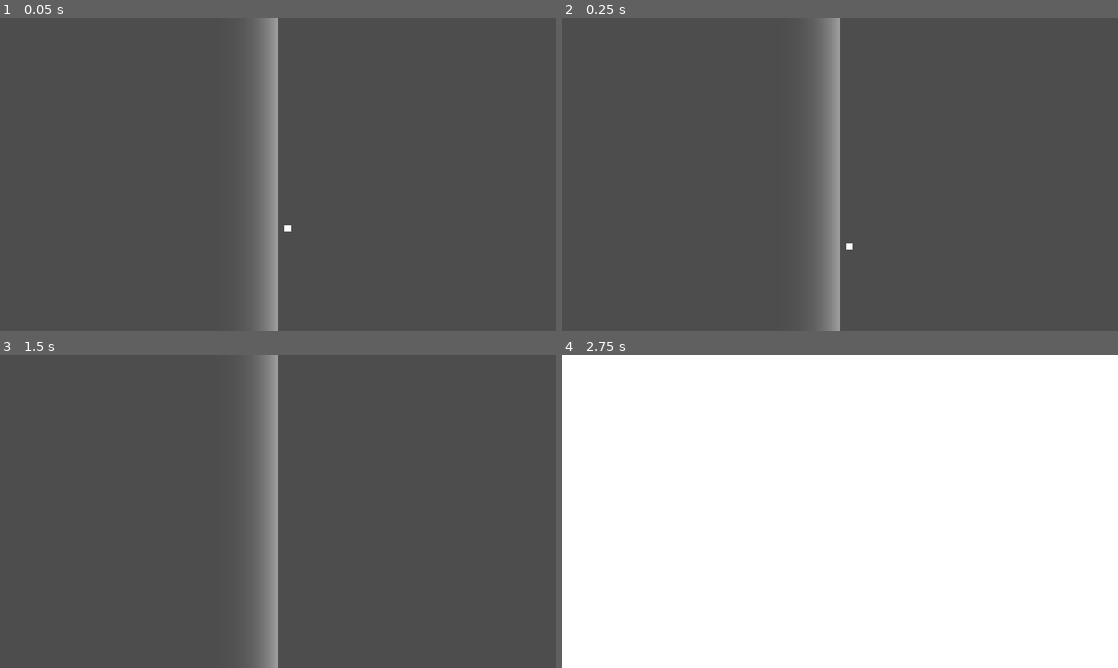
Above: before the commit, frames 1-4 (two rows, left to right).
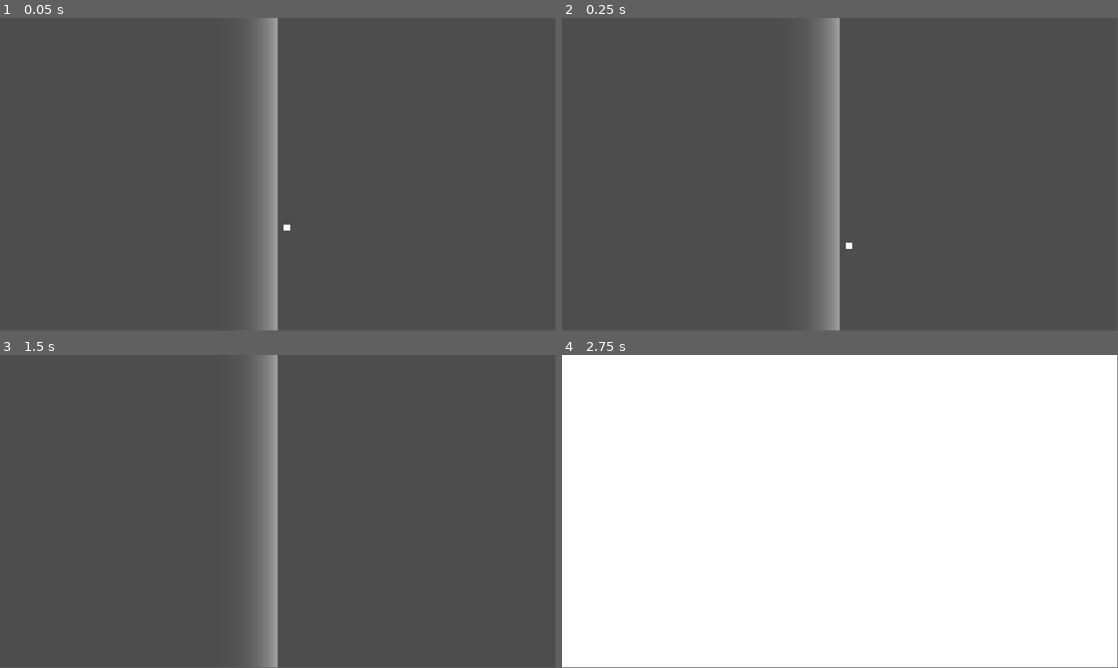
Above: after the commit, the same moments.

Repository: noahwu8888/gmtk-cogs-2025
Game: Godot game, scene res://scenes/gameplay.tscn
Same seed, same stepped clock (60 frames per second), same inputs: the game is played once before the commit and once after it. Sound files missing from this copy of the repository are replaced by a short silence.
Inputs (mouse positions are in pixels of both pictures, inside the frame that each line leads up to):
- Up to frame 1 (0.05 s): no input
- Up to frame 2 (0.25 s): no input
- Up to frame 3 (1.5 s): tap Enter (ui_accept) at 0.5, 1.25 s; move the mouse to (400, 495) at 0.52 s; hold D (p1_right) 0.53-1.25 s; tap P at 0.6 s; click (400, 495) at 0.67 s; tap W (p1_jump) at 0.77 s; drag from (166, 527) to (250, 574) at 1.27 s
- Up to frame 4 (2.75 s): move the mouse to (895, 442) at 2.02 s; hold A (p1_left) from 2.03 s (still down); tap P at 2.1 s; click (895, 442) at 2.17 s
In our replay, the window is 800x450 before the commit and 799x449 after it. These sizes can differ from the game's own. Grey fills any space a smaller window leaves; there, only what the larger window draws over its background counts as a difference.

The runs differ from the first frame. In frame 1, 0.1% of the frame differs, in the area x 45-53%, y 0-100%; in frame 2, 0.1%; in frame 3, 0.1%; in frame 4, only the window size differs.
Error in both runs: Invalid access to property or key 'spawn' on a base object of type 'Nil'. (res://scripts/level_manager.gd:46)

Commit message:
lvl_1_music

Diff:
--- a/default_bus_layout.tres
+++ b/default_bus_layout.tres
@@ -1,7 +1,14 @@
-[gd_resource type="AudioBusLayout" load_steps=2 format=3 uid="uid://b3g6lorv1oarm"]
+[gd_resource type="AudioBusLayout" load_steps=4 format=3 uid="uid://b3g6lorv1oarm"]
 
 [sub_resource type="AudioEffectSpectrumAnalyzer" id="AudioEffectSpectrumAnalyzer_j3pel"]
 resource_name = "SpectrumAnalyzer"
+
+[sub_resource type="AudioEffectEQ6" id="AudioEffectEQ6_j3pel"]
+resource_name = "EQ6"
+
+[sub_resource type="AudioEffectCompressor" id="AudioEffectCompressor_j3pel"]
+resource_name = "Compressor"
+threshold = -32.7
 
 [resource]
 bus/1/name = &"Music"
@@ -12,9 +19,13 @@
 bus/1/send = &"Master"
 bus/1/effect/0/effect = SubResource("AudioEffectSpectrumAnalyzer_j3pel")
 bus/1/effect/0/enabled = true
+bus/1/effect/1/effect = SubResource("AudioEffectEQ6_j3pel")
+bus/1/effect/1/enabled = true
 bus/2/name = &"SFX"
 bus/2/solo = false
 bus/2/mute = false
 bus/2/bypass_fx = false
 bus/2/volume_db = 0.0
 bus/2/send = &"Master"
+bus/2/effect/0/effect = SubResource("AudioEffectCompressor_j3pel")
+bus/2/effect/0/enabled = true
--- a/prefabs/rooms/room_1.tscn
+++ b/prefabs/rooms/room_1.tscn
@@ -14,6 +14,9 @@
 
 [node name="MainLayer" parent="." index="1"]
 tile_map_data = PackedByteArray("AAAAAAsAAgAAAAAAAAABAAsAAgAAAAAAAAACAAsAAgAAAAAAAAADAAsAAgAAAAAAAAAEAAsAAgAAAAAAAAAFAA …(608 unchanged characters)…
+
+[node name="CameraRegion2D" parent="." index="3"]
+size = Vector2(16000, 10240)
 
 [node name="BeatPlatform" parent="." index="4" instance=ExtResource("3_lca4a")]
 position = Vector2(1152, 3840)
--- a/prefabs/services.tscn
+++ b/prefabs/services.tscn
@@ -50,6 +50,7 @@
 anchor_bottom = 1.0
 grow_horizontal = 2
 grow_vertical = 2
+mouse_filter = 2
 
 [node name="TransRect" type="TextureRect" parent="TransitionManager/CanvasLayer/Control"]
 modulate = Color(0, 0, 0, 1)
@@ -60,6 +61,7 @@
 anchor_bottom = 1.0
 grow_horizontal = 2
 grow_vertical = 2
+mouse_filter = 2
 texture = ExtResource("5_iyjk6")
 
 [node name="SceneManager" type="Node" parent="."]
--- a/project.godot
+++ b/project.godot
@@ -19,11 +19,6 @@
 
 Services="*res://prefabs/services.tscn"
 SettingsDataManager="*res://addons/modular-settings-menu/singletons/settings_data_manager.gd"
-
-[display]
-
-window/stretch/mode="canvas_items"
-window/stretch/aspect="keep_width"
 
 [editor_plugins]
 
--- a/scenes/main_menu.tscn
+++ b/scenes/main_menu.tscn
@@ -153,7 +153,7 @@
 
 [node name="AudioVisualizer" type="Node" parent="." node_paths=PackedStringArray("nodes_to_move", "conditional_nodes_to_move")]
 script = ExtResource("4_wu84c")
-nodes_to_move = [NodePath("../TitleScreen/Title")]
+nodes_to_move = [NodePath("../TitleScreen/Title"), NodePath("../LevelSelect/Title")]
 conditional_nodes_to_move = [NodePath("../TitleScreen/PlayButton"), NodePath("../TitleScreen/SettingsButton"), NodePath …(419 unchanged characters)…
 metadata/_custom_type_script = "uid://chpdokkvvficn"
 
--- a/scripts/ui/main_menu.gd
+++ b/scripts/ui/main_menu.gd
@@ -40,6 +40,7 @@
 
 func _on_settings_settings_menu_closed() -> void:
 	audio_track_manager.set_active_tracks([default_stream])
+	pass
 
 func _on_quit_button_pressed() -> void:
 	pass # Replace with function body.
Not shown, added: assets/music/level_1/lvl_1_chords.ogg.import
Not shown, added: assets/music/level_1/lvl_1_countermelody.ogg.import
Not shown, added: assets/music/level_1/lvl_1_kick.ogg.import
Not shown, added: assets/music/level_1/lvl_1_melody.ogg.import
Not shown, added: assets/music/level_1/lvl_1_snare.ogg.import
Not shown, added: assets/music/level_1/lvl_1_synth.ogg.import
Not shown, added: assets/music/level_1/lvl_1_test.ogg.import
Not shown, added: assets/music/level_1/lvl_1_chords.ogg
Not shown, added: assets/music/level_1/lvl_1_countermelody.ogg
Not shown, added: assets/music/level_1/lvl_1_kick.ogg
Not shown, added: assets/music/level_1/lvl_1_melody.ogg
Not shown, added: assets/music/level_1/lvl_1_snare.ogg
(and 2 more such lines)
